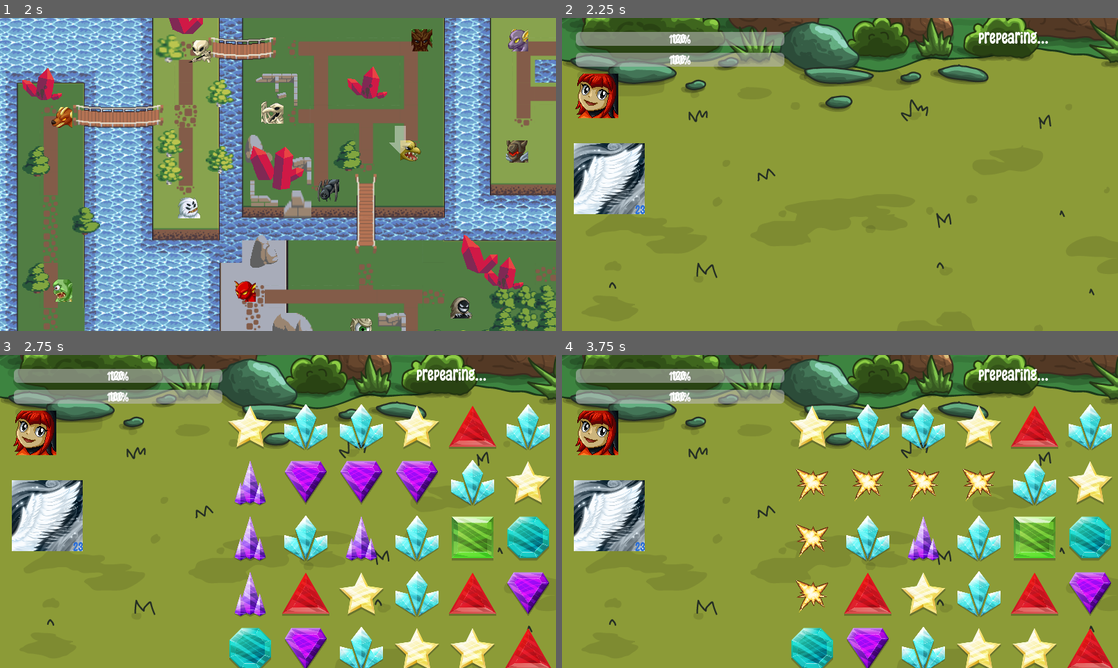
Above: before the commit, frames 1-4 (two rows, left to right).
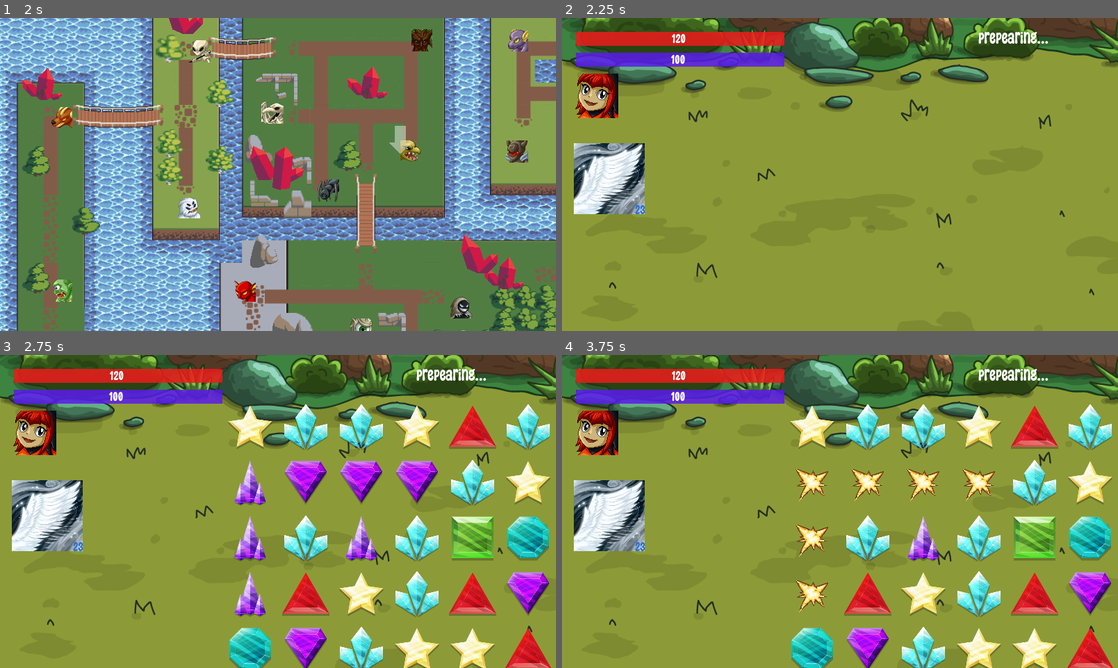
Above: after the commit, the same moments.

Repository: yakushev85/CrystalBattle
Game: Godot game, scene res://src/StartScreen.tscn
Two runs of this game, one before a commit and one after it. Both use one fixed random seed, a clock stepped at 60 frames per second and the inputs below. Sound files missing from this copy of the repository are replaced by a short silence.
Inputs (mouse positions are in pixels of both pictures, inside the frame that each line leads up to):
- Up to frame 1 (2 s): click "New Game" at 0.5 s; move the mouse to (400, 158) at 1.27 s; click (400, 158) at 1.42 s
- Up to frame 2 (2.25 s): move the mouse to (728, 190) at 2.02 s; click (728, 190) at 2.17 s
- Up to frame 3 (2.75 s): no input
- Up to frame 4 (3.75 s): move the mouse to (895, 442) at 2.77 s; click (895, 442) at 2.92 s; tap Enter at 3.5 s; move the mouse to (812, 574) at 3.52 s; click (812, 574) at 3.67 s

Frame 1 is identical in both runs. In frame 2, 3.3% of the frame differs, in the area x 2-40%, y 4-16%; in frame 3, 3.3%; in frame 4, 3.3%.

Commit message:
fix health and mana styles, fix avatar animation

Diff:
--- a/src/objects/ui/Avatar.tscn
+++ b/src/objects/ui/Avatar.tscn
@@ -1,47 +1,54 @@
-[gd_scene load_steps=5 format=2]
+[gd_scene load_steps=6 format=3 uid="uid://dth8sfhxwrcko"]
 
-[ext_resource path="res://src/objects/ui/Avatar.gd" type="Script" id=1]
-[ext_resource path="res://assets/icons/player/base.png" type="Texture2D" id=2]
+[ext_resource type="Script" path="res://src/objects/ui/Avatar.gd" id="1"]
+[ext_resource type="Texture2D" uid="uid://dirqhpn6p1gsr" path="res://assets/icons/player/base.png" id="2"]
 
-[sub_resource type="Animation" id=2]
+[sub_resource type="Animation" id="2"]
 resource_name = "Damage"
 tracks/0/type = "value"
+tracks/0/imported = false
+tracks/0/enabled = true
 tracks/0/path = NodePath("TextureRect:rotation")
 tracks/0/interp = 1
 tracks/0/loop_wrap = true
+tracks/0/keys = {
+"times": PackedFloat32Array(0, 0.25, 0.5, 0.75, 1),
+"transitions": PackedFloat32Array(1, 1, 1, 1, 1),
+"update": 0,
+"values": [0.0, -0.349066, 0.0, 0.349066, 0.0]
+}
+
+[sub_resource type="Animation" id="1"]
+resource_name = "TurnOn"
+tracks/0/type = "value"
 tracks/0/imported = false
 tracks/0/enabled = true
-tracks/0/keys = {
-"times": PackedFloat32Array( 0, 0.25, 0.5, 0.75, 1 ),
-"transitions": PackedFloat32Array( 1, 1, 1, 1, 1 ),
-"update": 0,
-"values": [ 0.0, -10.0, 0.0, 10.0, 0.0 ]
-}
-
-[sub_resource type="Animation" id=1]
-resource_name = "TurnOn"
-tracks/0/type = "value"
 tracks/0/path = NodePath("TextureRect:scale")
 tracks/0/interp = 1
 tracks/0/loop_wrap = true
-tracks/0/imported = false
-tracks/0/enabled = true
 tracks/0/keys = {
-"times": PackedFloat32Array( 0, 0.5, 1 ),
-"transitions": PackedFloat32Array( 1, 1, 1 ),
+"times": PackedFloat32Array(0, 0.5, 1),
+"transitions": PackedFloat32Array(1, 1, 1),
 "update": 0,
-"values": [ Vector2( 1, 1 ), Vector2( 1.2, 1.2 ), Vector2( 1, 1 ) ]
+"values": [Vector2(1, 1), Vector2(1.2, 1.2), Vector2(1, 1)]
+}
+
+[sub_resource type="AnimationLibrary" id="AnimationLibrary_y5tgx"]
+_data = {
+"Damage": SubResource("2"),
+"TurnOn": SubResource("1")
 }
 
 [node name="Avatar" type="Node2D"]
-script = ExtResource( 1 )
+script = ExtResource("1")
 
 [node name="TextureRect" type="TextureRect" parent="."]
 offset_right = 40.0
 offset_bottom = 40.0
-pivot_offset = Vector2( 32, 32 )
-texture = ExtResource( 2 )
+pivot_offset = Vector2(32, 32)
+texture = ExtResource("2")
 
 [node name="AnimationPlayer" type="AnimationPlayer" parent="."]
-anims/Damage = SubResource( 2 )
-anims/TurnOn = SubResource( 1 )
+libraries = {
+"": SubResource("AnimationLibrary_y5tgx")
+}
--- a/src/objects/ui/HealthBar.tscn
+++ b/src/objects/ui/HealthBar.tscn
@@ -14,6 +14,18 @@
 cache/0/16/0/underline_position = 0.0
 cache/0/16/0/underline_thickness = 0.0
 cache/0/16/0/scale = 1.0
+
+[sub_resource type="StyleBoxFlat" id="StyleBoxFlat_ei4l4"]
+bg_color = Color(0.6, 0.6, 0.6, 0.5)
+corner_radius_top_left = 5
+corner_radius_top_right = 5
+corner_radius_bottom_right = 5
+corner_radius_bottom_left = 5
+
+[sub_resource type="StyleBoxFlat" id="StyleBoxFlat_r1duo"]
+bg_color = Color(1, 0, 0, 0.7)
+border_color = Color(0, 0, 0, 1)
+border_blend = true
 
 [sub_resource type="FontFile" id="4"]
 fallbacks = Array[Font]([ExtResource("1"), ExtResource("1")])
@@ -34,8 +46,11 @@
 offset_right = 300.0
 offset_bottom = 20.0
 theme_override_fonts/font = SubResource("1")
+theme_override_styles/background = SubResource("StyleBoxFlat_ei4l4")
+theme_override_styles/fill = SubResource("StyleBoxFlat_r1duo")
 step = 1.0
 value = 50.0
+show_percentage = false
 
 [node name="Label" type="Label" parent="."]
 offset_top = 2.0
--- a/src/objects/ui/ManaBar.tscn
+++ b/src/objects/ui/ManaBar.tscn
@@ -14,6 +14,16 @@
 cache/0/16/0/underline_position = 0.0
 cache/0/16/0/underline_thickness = 0.0
 cache/0/16/0/scale = 1.0
+
+[sub_resource type="StyleBoxFlat" id="StyleBoxFlat_w0uwq"]
+bg_color = Color(0.6, 0.6, 0.6, 0.5)
+corner_radius_top_left = 5
+corner_radius_top_right = 5
+corner_radius_bottom_right = 5
+corner_radius_bottom_left = 5
+
+[sub_resource type="StyleBoxFlat" id="StyleBoxFlat_ib7dp"]
+bg_color = Color(0.3, 0, 1, 0.7)
 
 [sub_resource type="FontFile" id="4"]
 fallbacks = Array[Font]([ExtResource("1"), ExtResource("1")])
@@ -34,8 +44,11 @@
 offset_right = 300.0
 offset_bottom = 20.0
 theme_override_fonts/font = SubResource("5")
+theme_override_styles/background = SubResource("StyleBoxFlat_w0uwq")
+theme_override_styles/fill = SubResource("StyleBoxFlat_ib7dp")
 step = 1.0
 value = 50.0
+show_percentage = false
 
 [node name="Label" type="Label" parent="."]
 offset_top = 2.0
Not shown: 1 places in src/MainBattle.tscn that only renumber resources
Not shown: 1 places in src/objects/ui/HealthBar.tscn that only renumber resources
Not shown: 1 places in src/objects/ui/ManaBar.tscn that only renumber resources
